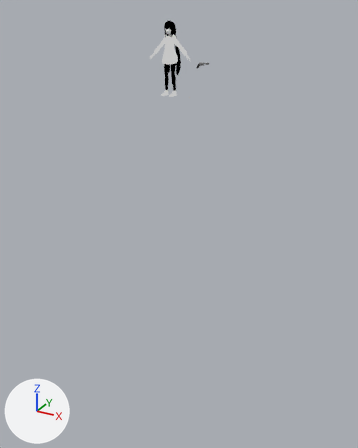
The glTF model src/Assets/Hyprs/Osage/Osage.glb as it was, and as the next commit left it.
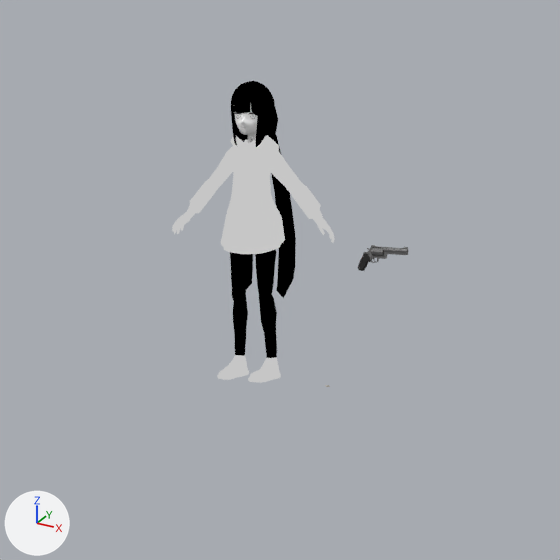
There are two pictures of each version: one whole from a camera (50 mm lens) standing at (6.3, -10.99, 2.05) and looking at (0.16, 0.17, -3.53), one close up on the part from 30% to 69% of the width and 0% to 32% of the height. The axes (+X, +Y, +Z) are drawn at lower left. The lights are the same throughout. Vertices at the same position are counted once.

In view in the first close-up: 'Body', 'Hair', 'Legs', 'Revolver'.
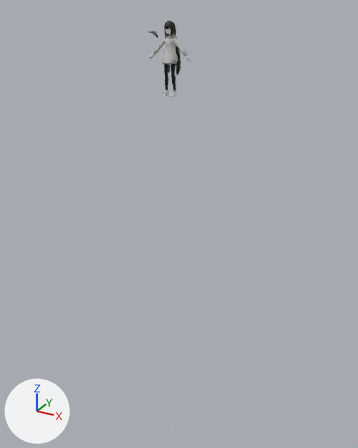
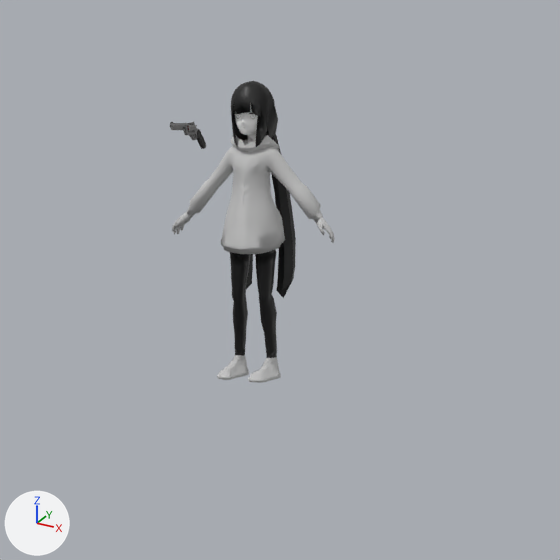
The newer file is also turned or shifted as a whole; pictures and numbers use the older file's frame.

What differs and where, as boxes (x1, y1, x2, y2) in the close-ups (560 x 560 px):
'Body', recoloured: (172, 135, 335, 254) in both
'Legs', recoloured: (217, 249, 281, 383) in both
'Hair', recoloured: (231, 81, 296, 298) in both
'Revolver', reshaped (27% narrower): before (358, 245, 408, 271); after (170, 122, 206, 149)
part 1 of me_mesh_001, recoloured: (230, 249, 277, 358) in both

The change, as a diff of the scene's bpy script:
```diff
--- a/src/Assets/Hyprs/Osage/Osage.glb.py
+++ b/src/Assets/Hyprs/Osage/Osage.glb.py
@@ mat_osageoutfit @@
 mat_osageoutfit = bpy.data.materials.new('OsageOutfit')
-# nodes: BsdfTransparent, Emission, LightPath, Mix, MixShader, OutputMaterial, TexImage, VertexColor
+# nodes: BsdfPrincipled, Mix, OutputMaterial, TexImage, VertexColor
 # uses the picture img_osageoutfit
@@ mat_osageblackcolor @@
+mat_osageblackcolor = bpy.data.materials.new('OsageBlackColor')
+# uses the picture img_osagehair
@@ me_mesh_002 @@
 me_mesh_002.from_pydata(...)  # 239 vertices, 420 faces; spans x -0.221..0.221, y -0.122..0.219, z 0.471..1.724
-me_mesh_002.materials.append(mat_osagehair)
+me_mesh_002.materials.append(mat_osageblackcolor)
@@ me_mesh_001 @@
 me_mesh_001.from_pydata(...)  # 413 vertices, 809 faces; spans x -0.17..0.17, y -0.19..0.113, z -0.004..1.002
 # used by ob_legs; location = (0.0, 0.0, 0.011)
+# me_mesh_001 part 1: all 545 faces that had it switch from mat_osagehair to mat_osageblackcolor
 me_mesh_001.materials.append(mat_osageoutfit)
@@ me_cube_002 @@
 me_cube_002.from_pydata(...)  # 1489 vertices, 2921 faces; spans x 0.742..1.067, y -0.044..0.001, z 0.683..0.831
 # used by ob_revolver; location = (0.0, 0.0, 0.011)
+# me_cube_002 part 2: the whole mesh is multiplied about its middle by the matrix ((-0.019, 0.972, -0.236), (-0.999, -0.01, 0.042), (0.039, 0.236, 0.971)), then moved by (-1.002, -0.543, 0.685)
 me_cube_002.materials.append(mat_material_010)
```
